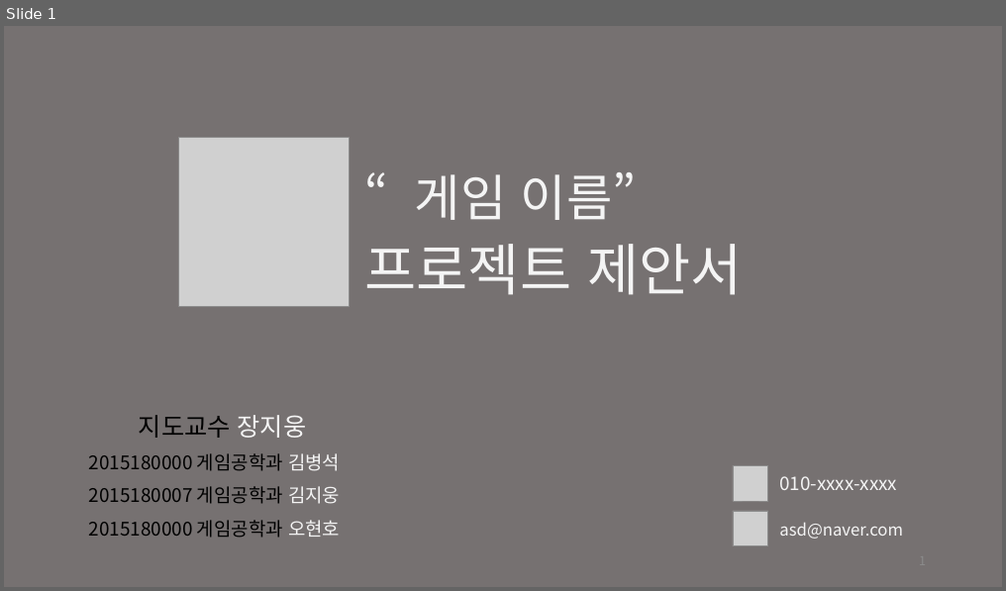
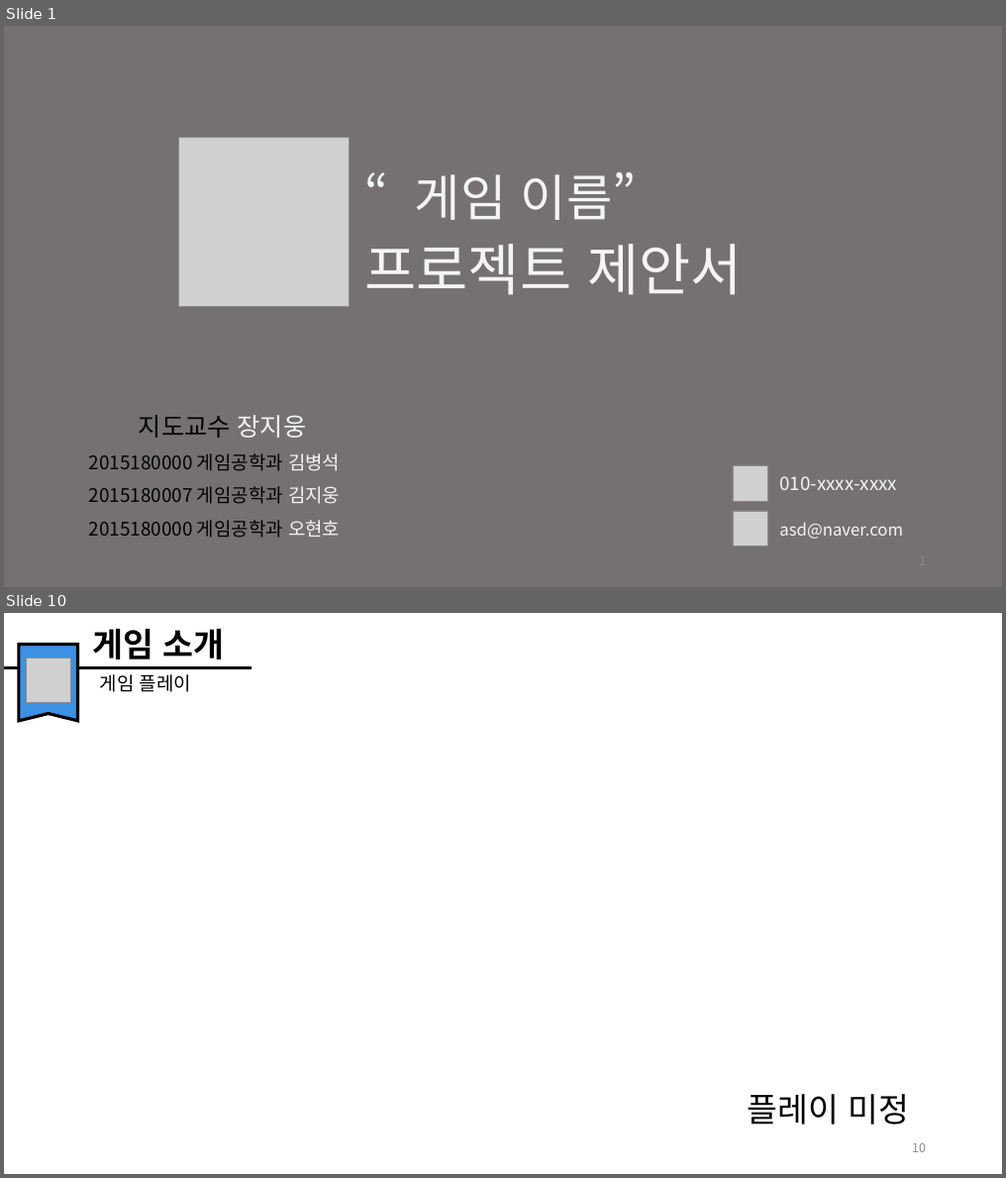
Before and after one commit to kbs5435586/Graduation, a slide deck: Plan/졸업작품제안서_200925.pptx. Shown one above the other, each under a label of ours: slide 1 before the commit, slides 1 and 10 after it; the slides between them are not shown. The pictures are 1006x591 and 1006x1178 pixels, drawn with LibreOffice and Linux fonts; fonts in the diff are those of the drawing; grey boxes stand for pictures. Boxes give left, top, right and bottom in pixels: in the first picture for what was removed or moved away, otherwise in the second. Text is boxed around its words. In the diff, an @@ line names an element or a change of style, - is before the commit and + after.

```diff
--- a/Plan/졸업작품제안서_200925.pptx
+++ b/Plan/졸업작품제안서_200925.pptx
@@ slide 10 added at bbox=[4, 613, 1002, 1174], background #FFFFFF @@
@@ group added at bbox=[4, 629, 252, 721]: 2 texts, 1 line, 1 freeform shape, 1 picture @@
+게임 소개
+게임 플레이
@@ text added at bbox=[746, 1094, 910, 1125], 32 pt, text #000000 @@
+플레이 미정
@@ page number added at bbox=[912, 1144, 926, 1153], 12 pt, text #8C8C8C @@
+10
```
Also in this commit, not shown: 2 slides changed, 10 other slides added, 1 slide removed.
